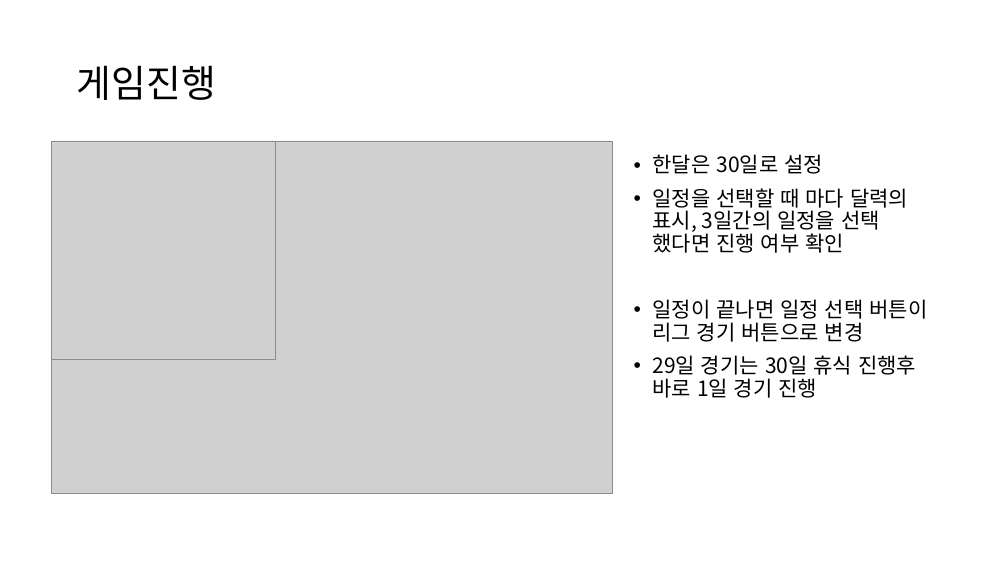
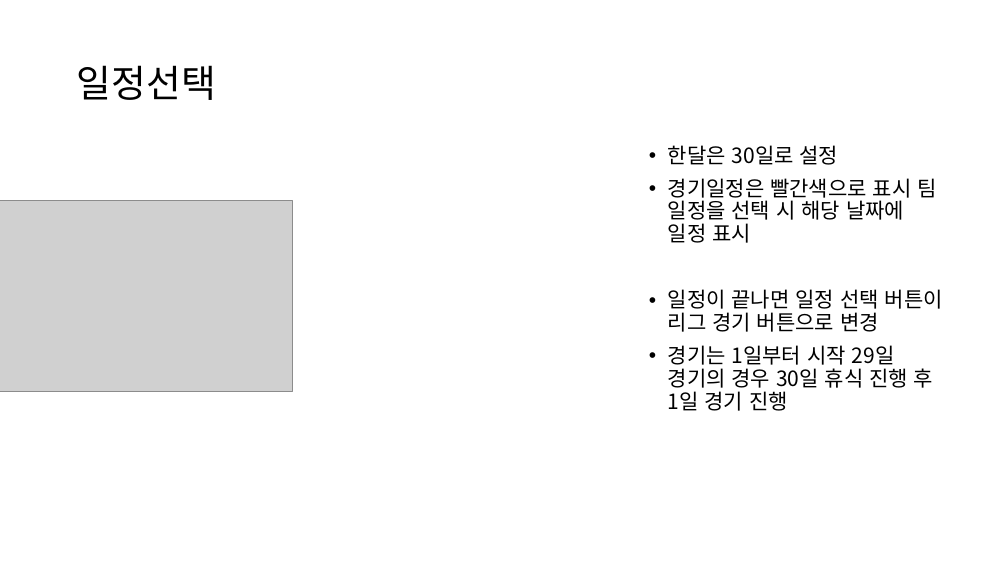
Before and after one commit to Yuhan2024GameDev2-2/GameEngine, a slide deck: slide 4 of YB기획서/기획서.pptx. Drawn at 1008x567 pixels with LibreOffice and Linux fonts; fonts in the diff are those of the drawing; grey boxes stand for pictures. Boxes give left, top, right and bottom in pixels: in the first picture for what was removed or moved away, otherwise in the second. Text is boxed around its words. In the diff, an @@ line names an element or a change of style, - is before the commit and + after.

```diff
--- a/YB기획서/기획서.pptx
+++ b/YB기획서/기획서.pptx
@@ title at (x1=77, y1=65, x2=216, y2=100): text changed @@
-게임진행
+일정선택
@@ picture removed at (x1=51, y1=141, x2=612, y2=493) @@
@@ text "한달은 30일로 설정" moved from (x1=652, y1=154, x2=927, y2=398) to (x1=668, y1=145, x2=943, y2=411) @@
@@ text at (x1=668, y1=178, x2=937, y2=243): text changed @@
-• 일정을 선택할 때 마다 달력의 표시, 3일간의 일정을 선택 했다면 진행 여부 확인
+• 경기일정은 빨간색으로 표시 팀 일정을 선택 시 해당 날짜에 일정 표시
@@ picture resized from (x1=51, y1=141, x2=275, y2=360) to (x1=0, y1=200, x2=293, y2=391) @@
@@ text at (x1=668, y1=345, x2=933, y2=411): text changed @@
-• 29일 경기는 30일 휴식 진행후 바로 1일 경기 진행
+• 경기는 1일부터 시작 29일 경기의 경우 30일 휴식 진행 후 1일 경기 진행
```
Also in this commit, not shown: 4 other slides changed.
